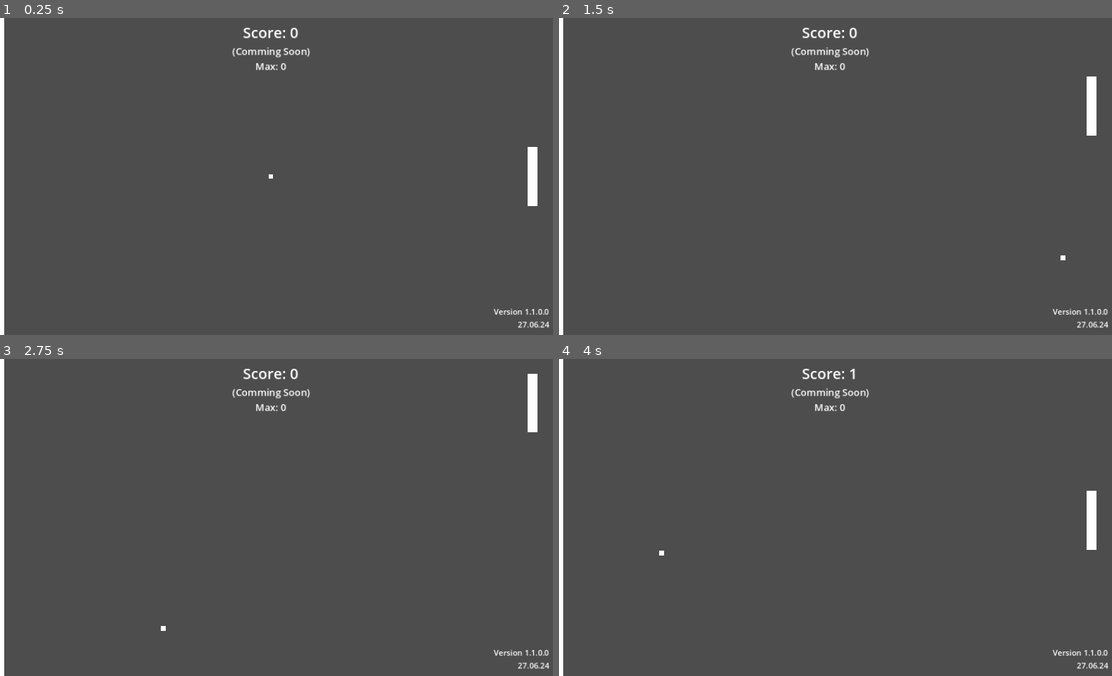
Above: before the commit, frames 1-4 (two rows, left to right).
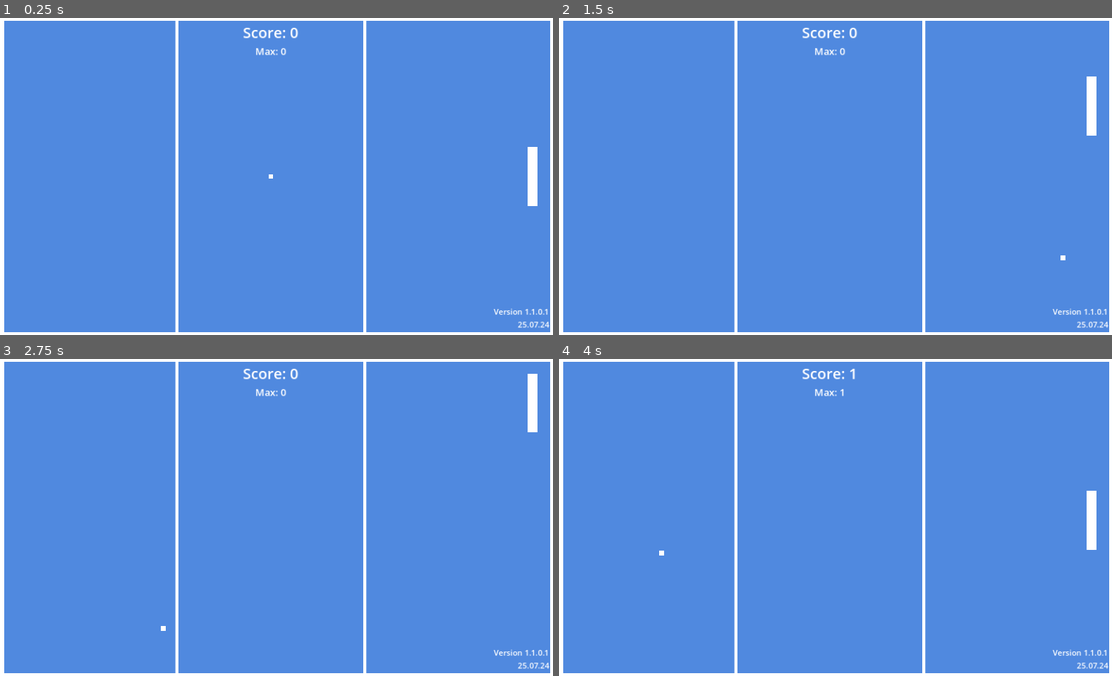
Above: after the commit, the same moments.

Repository: Davidbld/PeloteBasque
Game: Godot game, scene res://level.tscn
Same seed, same stepped clock (60 frames per second), same inputs: the game is played once before the commit and once after it.
Inputs:
- Up to frame 1 (0.25 s): no input
- Up to frame 2 (1.5 s): tap Enter at 0.5 s; hold Up (ui_up) 0.53-1.28 s; tap Space at 1.25 s; hold Down (ui_down) from 1.28 s (still down)
- Up to frame 3 (2.75 s): release Down (ui_down) at 2.03 s; hold Up (ui_up) from 2.03 s (still down)
- Up to frame 4 (4 s): tap Enter at 3.5 s; release Up (ui_up) at 3.53 s; hold Down (ui_down) from 3.53 s (still down)

The runs differ from the first frame. In frame 1, 99% of the frame differs, in the area x 0-100%, y 0-100%; in frame 2, 99%; in frame 3, 99%; in frame 4, 99%.

Commit message:
Update 2
- addition of a background
- addition of a function max

Diff:
--- a/Ball.gd
+++ b/Ball.gd
@@ -25,7 +25,7 @@
 	if collision:
 		collider = collision.get_collider()
 		#if ball hits paddle
-		if collider == $"../Player":
+		if collider == $"../Paddle":
 			speed += ACCEL
 			dir = new_direction(collider)
 		#if it hits a wall
--- a/level.gd
+++ b/level.gd
@@ -19,10 +19,12 @@
 
 func _on_score_body_entered(body):
 	score[0] = 0
-	max = 0
 	score_label.text = "Score: " + str(score[0])
 	$BallTimer.start()
 
 func _on_wall_body_entered(body):
 	score[0] += 1
 	score_label.text = "Score: " + str(score[0])
+	if score[0]>max:
+		max = score[0]
+		maxScore_label.text = "Max: " +str(max)
--- a/level.tscn
+++ b/level.tscn
@@ -1,8 +1,9 @@
-[gd_scene load_steps=10 format=3 uid="uid://bu3n6wt7hiec8"]
+[gd_scene load_steps=11 format=3 uid="uid://bu3n6wt7hiec8"]
 
 [ext_resource type="Script" path="res://level.gd" id="1_m715g"]
 [ext_resource type="Script" path="res://Player.gd" id="2_o7c1i"]
 [ext_resource type="Script" path="res://Ball.gd" id="3_ss1fs"]
+[ext_resource type="Texture2D" uid="uid://7n5ugxthhqk7" path="res://BackgroundMain.png" id="4_t8l14"]
 
 [sub_resource type="RectangleShape2D" id="RectangleShape2D_okfx4"]
 size = Vector2(20, 120)
@@ -138,8 +139,7 @@
 layout_mode = 2
 size_flags_horizontal = 4
 theme_override_font_sizes/font_size = 20
-text = "(Comming Soon)
-Max: 0"
+text = "Max: 0"
 horizontal_alignment = 1
 vertical_alignment = 1
 
@@ -176,8 +176,8 @@
 
 [node name="Version" type="Label" parent="HUD/VersionDisplay/MarginContainer/VBoxContainer"]
 layout_mode = 2
-text = "Version 1.1.0.0
-27.06.24"
+text = "Version 1.1.0.1
+25.07.24"
 horizontal_alignment = 2
 vertical_alignment = 2
 
@@ -186,6 +186,14 @@
 one_shot = true
 autostart = true
 
+[node name="BackgroundMain" type="Sprite2D" parent="."]
+show_behind_parent = true
+light_mask = 4
+visibility_layer = 4
+position = Vector2(576, 324)
+scale = Vector2(0.6, 0.6)
+texture = ExtResource("4_t8l14")
+
 [connection signal="body_entered" from="Wall" to="." method="_on_wall_body_entered"]
 [connection signal="body_entered" from="Score" to="." method="_on_score_body_entered"]
 [connection signal="timeout" from="BallTimer" to="." method="_on_ball_timer_timeout"]
Binary file added: BackgroundMain.png
Not shown, added: BackgroundMain.png.import
Not shown, changed: export_presets.cfg
Not shown, added: PeloteBasqueV1.2.0.0.exe
